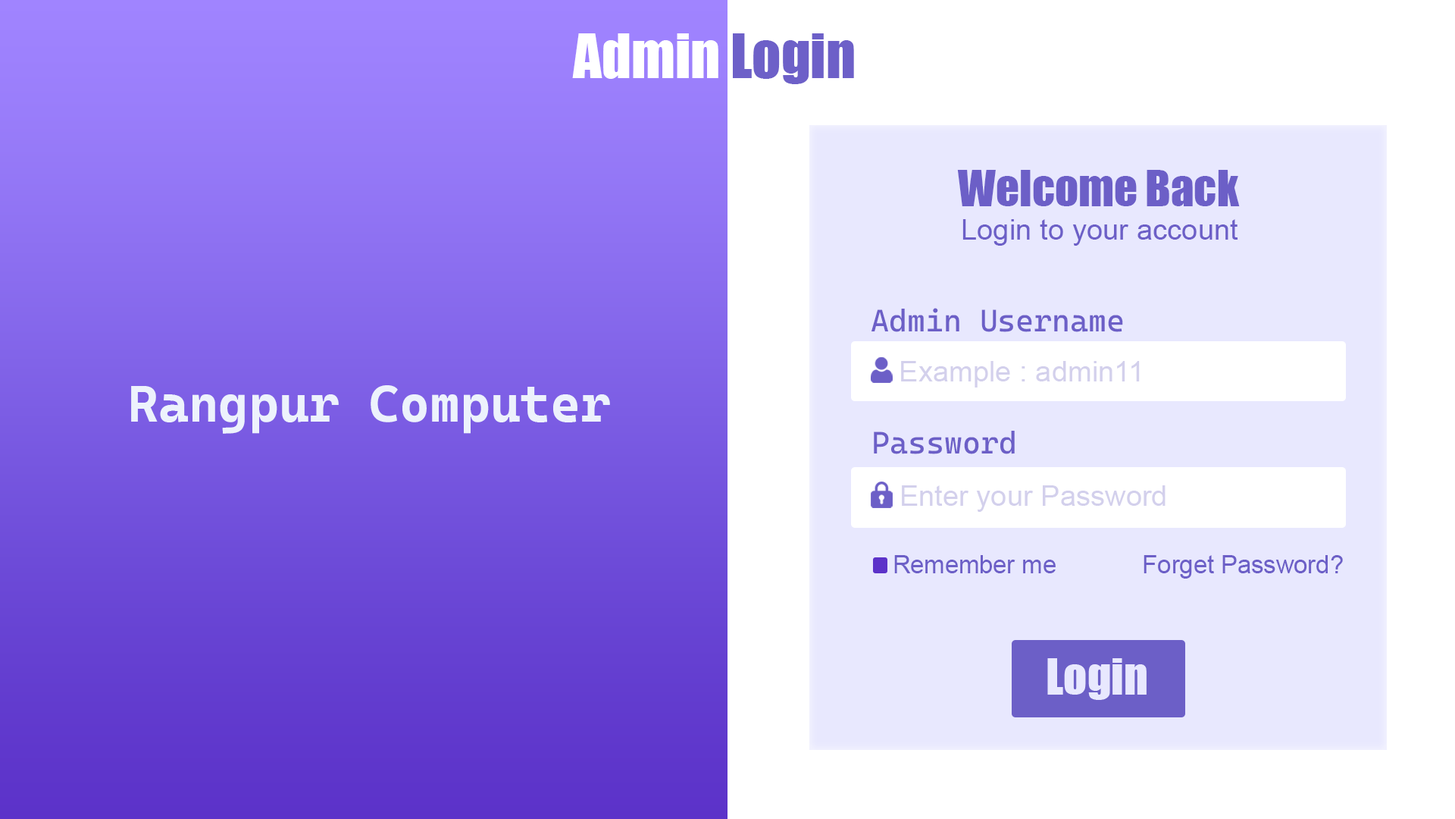
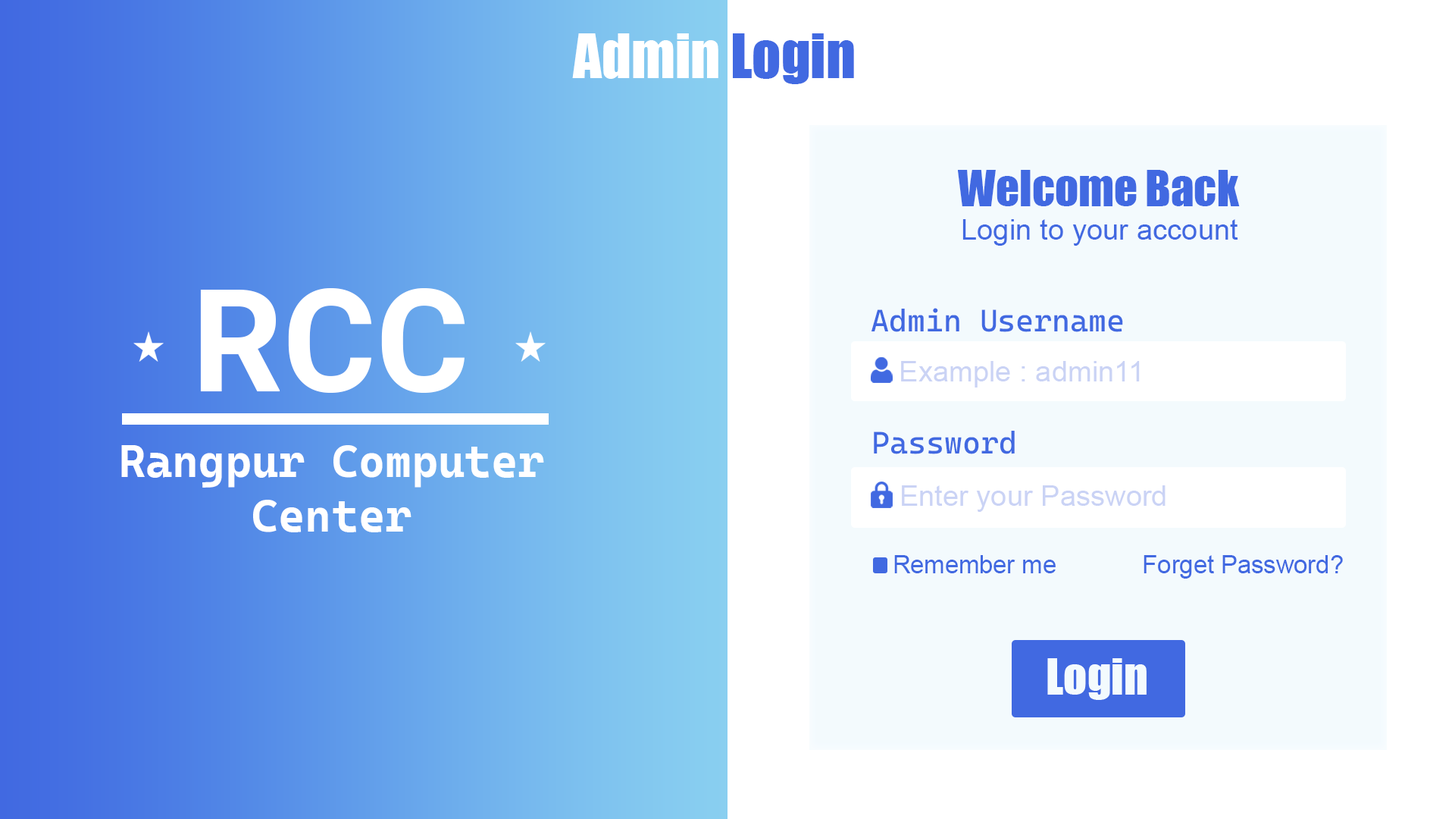
Layer changes from the first 1455x819 image to the second:
added layer "Layer 3 copy" above "Layer 3" over [515, 331, 546, 362]
added layer "Layer 3" above "RCC" over [133, 331, 164, 362]
added layer "RCC" above "Rectangle 5" over [200, 288, 466, 393]
added layer "Rectangle 5" above "Rangpur Computer Center" over [122, 413, 549, 425]
added layer "Rangpur Computer Center" above "Forget Password?" over [121, 444, 545, 533]
painted on "Forget Password?" over [1143, 554, 1344, 579]
painted on "Remember me" over [894, 554, 1056, 574]
painted on "Rectangle 4" over [873, 557, 888, 574]
painted on "Password" over [873, 430, 1015, 455]
painted on "Admin Username" over [871, 307, 1124, 332]
painted on "Enter your Password" over [902, 485, 1166, 512]
painted on "Example : admin11" over [901, 360, 1140, 388]
painted on "Login" over [1047, 657, 1147, 700]
painted on "Rectangle 3 copy 2" over [1011, 639, 1186, 718]
painted on "Login to your account" over [962, 219, 1239, 246]
painted on "Welcome Back" over [957, 169, 1241, 207]
"Rectangle 2": opacity 100% → 10%, painted on it over [809, 125, 1388, 750]
painted on "Admin Login" over [732, 33, 855, 85]
removed layer "Rangpur Computer" over [131, 385, 611, 434]
